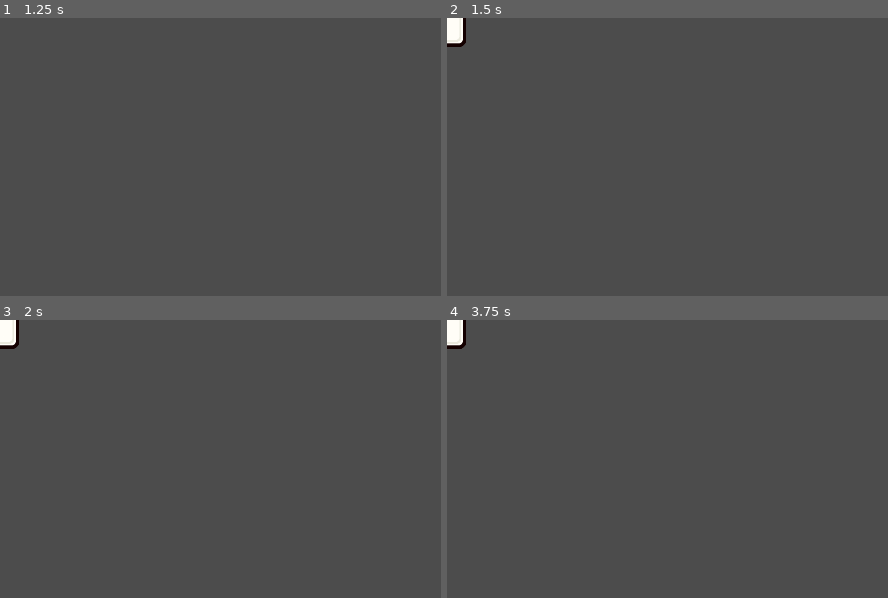
Above: before the commit, frames 1-4 (two rows, left to right).
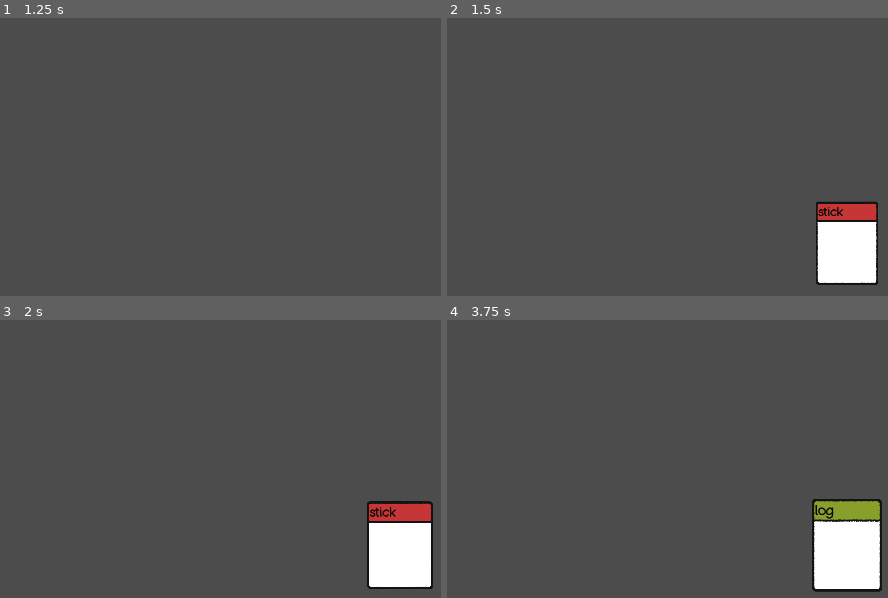
Above: after the commit, the same moments.

Repository: jamesbisraelson/goblin-mode
Game: Godot game, scene res://scenes/Game.tscn
Two runs of this game, one before a commit and one after it. Both use one fixed random seed, a clock stepped at 60 frames per second and the inputs below.
Inputs (mouse positions are in pixels of both pictures, inside the frame that each line leads up to):
- Up to frame 1 (1.25 s): tap Enter at 0.5 s; move the mouse to (outside the picture) at 0.52 s; hold Mouse wheel up (zoom_in, bound only after the commit) from 0.53 s (still down); click (outside the picture) at 0.67 s; tap Mouse wheel down (zoom_out, bound only after the commit) at 0.8 s
- Up to frame 2 (1.5 s): tap Space at 1.25 s; move the mouse to (685, 265) at 1.27 s; release Mouse wheel up (zoom_in, bound only after the commit) at 1.28 s; hold Down (ui_down) from 1.28 s (still down); tap Mouse wheel down (zoom_out, bound only after the commit) at 1.35 s; click (685, 265) at 1.42 s
- Up to frame 3 (2 s): keep holding Down (ui_down); tap Mouse wheel up (zoom_in, bound only after the commit) at 1.55 s
- Up to frame 4 (3.75 s): tap Enter at 2, 3.5 s; move the mouse to (outside the picture) at 2.02 s; release Down (ui_down) at 2.03 s; hold Mouse wheel up (zoom_in, bound only after the commit) 2.03-2.78 s; click (outside the picture) at 2.17 s; tap Mouse wheel down (zoom_out, bound only after the commit) at 2.3, 2.85 s; tap Space at 2.75 s; move the mouse to (outside the picture) at 2.77 s; click (outside the picture) at 2.92 s; tap Mouse wheel up (zoom_in, bound only after the commit) at 3.05 s; move the mouse to (outside the picture) at 3.52 s; hold Down (ui_down) from 3.53 s (still down); hold Mouse wheel up (zoom_in, bound only after the commit) from 3.53 s (still down); click (outside the picture) at 3.67 s

Frame 1 is identical in both runs. In frame 2, 4.6% of the frame differs, in the area x 0-98%, y 0-97%; in frame 3, 5.2%; in frame 4, 5.7%, in the area x 0-99%, y 0-98%.

Commit message:
added new card sprites

Diff:
--- a/json/cards.json
+++ b/json/cards.json
@@ -2,24 +2,28 @@
     {
         "title": "rock",
         "id": 0,
+        "card_back": "card_blue.png",
         "icon": "rock.png",
         "type": "resource"
     },
     {
         "title": "log",
         "id": 1,
+        "card_back": "card_green.png",
         "icon": "log.png",
         "type": "resource"
     },
     {
         "title": "stick",
         "id": 2,
+        "card_back": "card_red.png",
         "icon": "stick.png",
         "type": "resource"
     },
     {
         "title": "soil",
         "id": 3,
+        "card_back": "card_yellow.png",
         "icon": "soil.png",
         "type": "resource"
     }
--- a/project.godot
+++ b/project.godot
@@ -18,10 +18,16 @@
 "class": "Card",
 "language": "GDScript",
 "path": "res://scripts/Card.gd"
+}, {
+"base": "Camera2D",
+"class": "ZoomingCamera2D",
+"language": "GDScript",
+"path": "res://scenes/ZoomCamera.gd"
 } ]
 _global_script_class_icons={
 "Actions": "",
-"Card": ""
+"Card": "",
+"ZoomingCamera2D": ""
 }
 
 [application]
@@ -48,6 +54,43 @@
 
 common/drop_mouse_on_gui_input_disabled=true
 
+[importer_defaults]
+
+texture={
+"compress/bptc_ldr": 0,
+"compress/hdr_mode": 0,
+"compress/lossy_quality": 0.7,
+"compress/mode": 0,
+"compress/normal_map": 0,
+"detect_3d": false,
+"flags/anisotropic": false,
+"flags/filter": true,
+"flags/mipmaps": false,
+"flags/repeat": 0,
+"flags/srgb": 2,
+"process/HDR_as_SRGB": false,
+"process/fix_alpha_border": true,
+"process/invert_color": false,
+"process/normal_map_invert_y": false,
+"process/premult_alpha": false,
+"size_limit": 0,
+"stream": false,
+"svg/scale": 1.0
+}
+
+[input]
+
+zoom_in={
+"deadzone": 0.5,
+"events": [ Object(InputEventMouseButton,"resource_local_to_scene":false,"resource_name":"","device":0,"alt":false,"shift":false,"control":false,"meta":false,"command":false,"button_mask":0,"position":Vector2( 0, 0 ),"global_position":Vector2( 0, 0 ),"factor":1.0,"button_index":4,"pressed":false,"doubleclick":false,"script":null)
+ ]
+}
+zoom_out={
+"deadzone": 0.5,
+"events": [ Object(InputEventMouseButton,"resource_local_to_scene":false,"resource_name":"","device":0,"alt":false,"shift":false,"control":false,"meta":false,"command":false,"button_mask":0,"position":Vector2( 0, 0 ),"global_position":Vector2( 0, 0 ),"factor":1.0,"button_index":5,"pressed":false,"doubleclick":false,"script":null)
+ ]
+}
+
 [physics]
 
 common/enable_pause_aware_picking=true
--- a/scenes/Card.tscn
+++ b/scenes/Card.tscn
@@ -1,10 +1,15 @@
-[gd_scene load_steps=4 format=2]
+[gd_scene load_steps=6 format=2]
 
-[ext_resource path="res://assets/CuteCards15.png" type="Texture" id=1]
+[ext_resource path="res://assets/card.png" type="Texture" id=1]
 [ext_resource path="res://scripts/Card.gd" type="Script" id=2]
+[ext_resource path="res://scenes/Font.tres" type="DynamicFont" id=3]
 
 [sub_resource type="RectangleShape2D" id=1]
-extents = Vector2( 46, 68 )
+extents = Vector2( 150, 200 )
+
+[sub_resource type="Theme" id=3]
+default_font = ExtResource( 3 )
+Label/colors/font_color = Color( 0.04, 0.04, 0.04, 1 )
 
 [node name="Card" type="KinematicBody2D" groups=["cards"]]
 collision_layer = 4294967295
@@ -17,6 +22,7 @@
 texture = ExtResource( 1 )
 
 [node name="CollisionShape2D" type="CollisionShape2D" parent="."]
+visible = false
 shape = SubResource( 1 )
 
 [node name="Area2D" type="Area2D" parent="."]
@@ -24,4 +30,23 @@
 collision_mask = 2
 
 [node name="CollisionShape2D" type="CollisionShape2D" parent="Area2D"]
+visible = false
 shape = SubResource( 1 )
+
+[node name="NextCardPosition" type="Position2D" parent="."]
+position = Vector2( 0, 90 )
+
+[node name="Node2D" type="Node2D" parent="."]
+
+[node name="TitlePosition" type="Position2D" parent="."]
+position = Vector2( -140, -192 )
+
+[node name="Title" type="Label" parent="TitlePosition"]
+anchor_left = 0.5
+anchor_top = 0.5
+anchor_right = 0.5
+anchor_bottom = 0.5
+margin_right = 280.0
+theme = SubResource( 3 )
+text = "Pineapple"
+clip_text = true
--- /dev/null
+++ b/scenes/Font.tres
@@ -0,0 +1,10 @@
+[gd_resource type="DynamicFont" load_steps=2 format=2]
+
+[ext_resource path="res://fonts/BadComic-Regular.ttf" type="DynamicFontData" id=1]
+
+[resource]
+size = 64
+outline_color = Color( 0, 0, 0, 1 )
+use_filter = true
+extra_spacing_char = -3
+font_data = ExtResource( 1 )
--- a/scenes/Game.tscn
+++ b/scenes/Game.tscn
@@ -1,7 +1,15 @@
-[gd_scene load_steps=2 format=2]
+[gd_scene load_steps=3 format=2]
 
 [ext_resource path="res://scripts/Game.gd" type="Script" id=1]
+[ext_resource path="res://scenes/ZoomCamera.gd" type="Script" id=3]
 
 [node name="Game" type="Node2D"]
 position = Vector2( 0, 1 )
 script = ExtResource( 1 )
+
+[node name="ZoomCamera" type="Camera2D" parent="."]
+position = Vector2( 1520, 950 )
+current = true
+script = ExtResource( 3 )
+
+[node name="Tween" type="Tween" parent="ZoomCamera"]
--- /dev/null
+++ b/scenes/ZoomCamera.gd
@@ -0,0 +1,45 @@
+class_name ZoomingCamera2D
+extends Camera2D
+
+# Lower cap for the `_zoom_level`.
+export var min_zoom := 1.0
+# Upper cap for the `_zoom_level`.
+export var max_zoom := 2.0
+# Controls how much we increase or decrease the `_zoom_level` on every turn of the scroll wheel.
+export var zoom_factor := 0.1
+# Duration of the zoom's tween animation.
+export var zoom_duration := 0.2
+
+# The camera's target zoom level.
+var _zoom_level := 1.0 setget _set_zoom_level
+
+# We store a reference to the scene's tween node.
+onready var tween: Tween = $Tween
+
+func _ready():
+	_set_zoom_level(2.0)
+
+func _set_zoom_level(value: float) -> void:
+	# We limit the value between `min_zoom` and `max_zoom`
+	_zoom_level = clamp(value, min_zoom, max_zoom)
+	# Then, we ask the tween node to animate the camera's `zoom` property from its current value
+	# to the target zoom level.
+	tween.interpolate_property(
+		self,
+		"zoom",
+		zoom,
+		Vector2(_zoom_level, _zoom_level),
+		zoom_duration,
+		tween.TRANS_SINE,
+		# Easing out means we start fast and slow down as we reach the target value.
+		tween.EASE_OUT
+	)
+	tween.start()
+
+func _unhandled_input(event):
+	if event.is_action_pressed("zoom_in"):
+		# Inside a given class, we need to either write `self._zoom_level = ...` or explicitly
+		# call the setter function to use it.
+		_set_zoom_level(_zoom_level - zoom_factor)
+	if event.is_action_pressed("zoom_out"):
+		_set_zoom_level(_zoom_level + zoom_factor)
--- a/scripts/Actions.gd
+++ b/scripts/Actions.gd
@@ -8,10 +8,12 @@
 
 signal action_completed
 signal remove_card
+signal add_card
 
 func _ready():
 	connect('action_completed', get_parent(), 'on_action_completed')
 	connect('remove_card', get_parent(), 'on_remove_card')
+	connect('add_card', get_parent(), 'on_add_card')
 
 func _init(stack: Card, stacks: Array, actions: Array, time: float):
 	self.stack = stack
@@ -47,8 +49,8 @@
 		emit_signal('remove_card', card)
 
 func add(card_ids):
-	for card in card_ids:
-		print(card)
+	for id in card_ids:
+		emit_signal('add_card', CardFactory.new_card(id))
 
 func get_card_in_stack(id: int) -> Card:
 	var current = stack
--- a/scripts/Card.gd
+++ b/scripts/Card.gd
@@ -1,4 +1,7 @@
 class_name Card extends KinematicBody2D
+
+const SNAP_SPEED: float = 20.0
+const DISPLACE_SPEED: float = 5.0
 
 var next: Card
 var prev: Card
@@ -10,16 +13,20 @@
 
 var held: bool
 var offset: Vector2
+
 onready var area2d: Area2D = $Area2D
+onready var next_card_pos: Node2D = $NextCardPosition
 
 signal clicked
 signal dropped
 
-func init(id: int, title: String, icon: String, type: String):
+func init(id: int, title: String, card_back: String, icon: String, type: String):
 	self.id = id
-	self.title = title
 	self.icon = icon
 	self.type = type
+
+	$TitlePosition/Title.text = title
+	$Sprite.texture = load('res://assets/%s' % card_back)
 	return self
 
 func _ready():
@@ -47,11 +54,11 @@
 	if held:
 		global_position = get_global_mouse_position() - offset
 	elif prev != null:
-		global_position = global_position.linear_interpolate(prev.global_position + Vector2(0, 50), delta * 20.0)
+		global_position = global_position.linear_interpolate(prev.next_card_pos.global_position, delta * SNAP_SPEED)
 	else:
 		var collisions = move_and_collide(Vector2.ZERO, true, true, true)
 		if collisions:
-			global_position -= global_position.direction_to(collisions.collider.global_position) * 5.0
+			global_position -= global_position.direction_to(collisions.collider.global_position) * DISPLACE_SPEED
 
 
 func get_tail():
--- a/scripts/CardFactory.gd
+++ b/scripts/CardFactory.gd
@@ -12,7 +12,7 @@
 
 func new_card(id: int) -> Card:
 	var card_info = card_types[id]
-	return Card.instance().init(card_info.id, card_info.title, card_info.icon, card_info.type)
+	return Card.instance().init(card_info.id, card_info.title, card_info.card_back, card_info.icon, card_info.type)
 
 func get_card_types():
 	for card in load_json():
--- a/scripts/Game.gd
+++ b/scripts/Game.gd
@@ -1,4 +1,4 @@
-extends Node2D
+extends Node
 
 var cards: Array
 var stacks: Array
@@ -38,17 +38,25 @@
 	card.queue_free()
 
 
+func on_add_card(card: Card):
+	add_child(card)
+	push_card(card)
+	stacks.append(card)
+
+
 func _input(event):
 	if event is InputEventKey and event.is_action_pressed('ui_down'):
 		var card = CardFactory.new_card(randi() % 4)
-		print(card.id)
+		card.global_position = $ZoomCamera.global_position
 		add_child(card)
 		push_card(card)
 		stacks.append(card)
+		print(card.id)
 
 
 func _unhandled_input(event):
 	if event is InputEventMouseButton:
+		print('test')
 		if not event.pressed and held_card != null:
 			on_card_dropped(held_card)
 
Binary file added: assets/card.png
Not shown, added: assets/card.png.import
Binary file added: assets/card_blue.png
Not shown, added: assets/card_blue.png.import
Binary file added: assets/card_green.png
Not shown, added: assets/card_green.png.import
Binary file added: assets/card_red.png
Not shown, added: assets/card_red.png.import
Binary file added: assets/card_shadow.png
Not shown, added: assets/card_shadow.png.import
Binary file added: assets/card_yellow.png
Not shown, added: assets/card_yellow.png.import
(and 2 more such lines)
